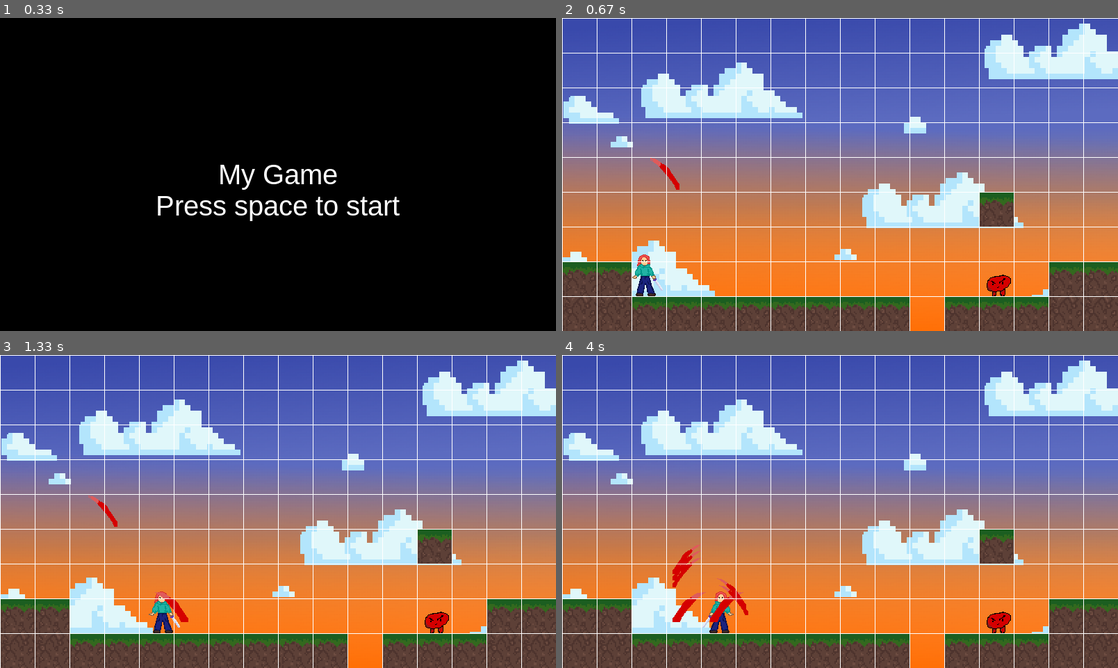
Above: before the commit, frames 1-4 (two rows, left to right).
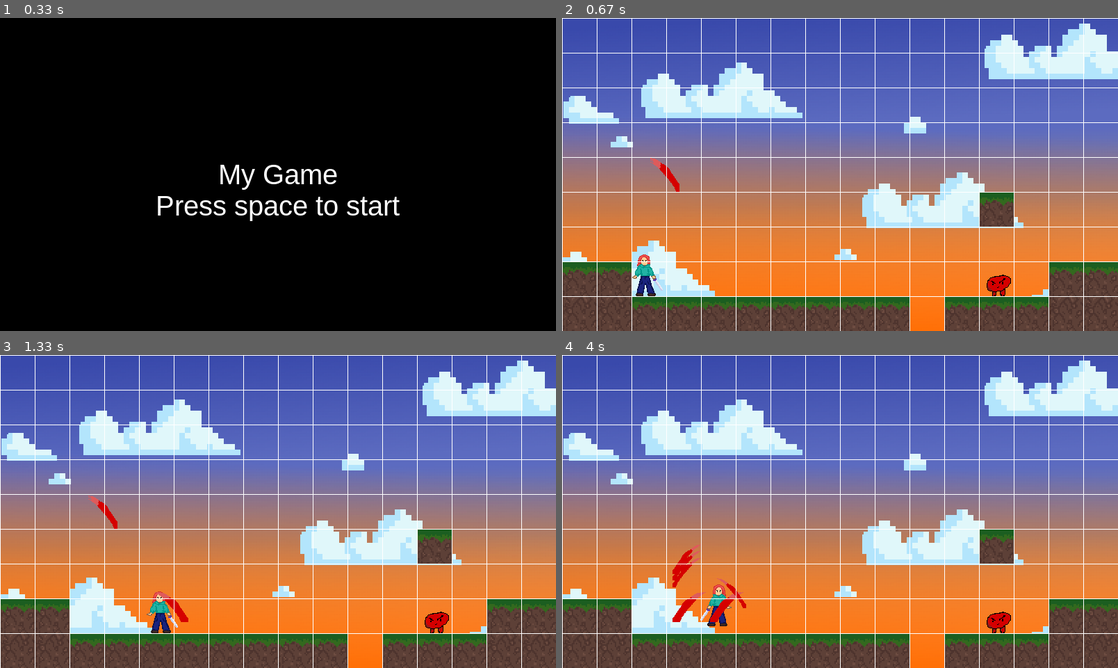
Above: after the commit, the same moments.

Repository: chadzinska/pygame_1
Game: pygame game, started from main.py
The game is run twice, just before and just after one commit, with the same random seed, the same clock (stepped at 60 frames per second) and the same inputs.
Inputs:
- Up to frame 1 (0.33 s): no input
- Up to frame 2 (0.67 s): tap Space at 0.33 s
- Up to frame 3 (1.33 s): hold Z 0.67-1.13 s; hold Right 0.67-1.13 s; hold Right from 1.17 s (still down); tap Space at 1.23 s
- Up to frame 4 (4 s): tap Space at 1.53, 1.73, 2.07, 2.37, 2.57, 2.87, 3.13, 3.43, 3.57, 3.97 s; release Right at 1.63 s; hold Up 1.67-1.97 s; hold Right 2-2.47 s; hold Left 2.5-3.03 s; hold Left 3.07-3.47 s; hold Up 3.5-3.87 s; hold Right from 3.9 s (still down)

Frame 1 is identical in both runs. In frame 2, less than 0.1% of the frame differs, in the area x 15-22%, y 46-56%; in frame 3, 0.3%; in frame 4, 0.4%, in the area x 24-34%, y 73-89%.

Commit message:
added a debugging tool

Diff:
--- a/main.py
+++ b/main.py
@@ -2,7 +2,7 @@
 
 clock = pygame.time.Clock()
 
-from pygame.locals import *
+from pygame.locals import * # Prevents us from having to add a "pygame." prefix to all keys
 
 pygame.init()
 
@@ -25,10 +25,39 @@
 tile_size = 50
 player_size = (45, 60)
 
+# functions/classes that are helpful for game creation, not necessarily used in the actual game
 def draw_grid():
 	for line in range(0, 20):
 		pygame.draw.line(screen, (255, 255, 255), (0, line * tile_size), (SCREEN_WIDTH, line * tile_size))
 		pygame.draw.line(screen, (255, 255, 255), (line * tile_size, 0), (line * tile_size, SCREEN_HEIGHT))
+
+
+''' A debugger that can be optionally enabled to display any game information either
+    on a button press, or at a specified interval, default being 4 times per second '''
+class Debugger():
+    def __init__(self, man_enabled, auto_enabled, auto_rate = 15):
+        self.man_enabled = man_enabled
+        self.auto_enabled = auto_enabled
+        self.rate = auto_rate
+        self.autocounter = 0
+
+    def debug_manual(self):
+        print("whatever you want to check")
+
+    def debug_auto(self):
+        if self.autocounter < self.rate:
+                self.autocounter += 1
+        else:
+            print("whatever you want to check")
+            self.autocounter = 0
+
+    def update(self, pressed_keys):
+        if self.auto_enabled == True:
+            self.debug_auto()
+        if pressed_keys[K_z] and self.man_enabled == True:
+            self.debug_manual()
+
+debugger = Debugger(True, False)
 
 
 class World():
@@ -109,10 +138,12 @@
         self.surf = self.images_right[self.index]
         self.rect = self.surf.get_rect()
         # jumping/movement variables
-        self.jumping = False
         self.jump_velocity = 15
         self.yvelocity = 0
         self.walk_speed = 3
+        # action variables
+        self.jumping = False
+        self.attacking = False # Don't mind this, going to come back to it to add a cooldown to attacking
         # where the player appears when the game starts based on the coordinates provided
         self.rect.x = x
         self.rect.y = y
@@ -318,5 +349,8 @@
         world.draw()
 
         draw_grid()
+        debugger.update(pressed_keys)
+
+        clock.tick(fps) # ensures that this loop is repeated fps times per second.
 
     pygame.display.flip()
